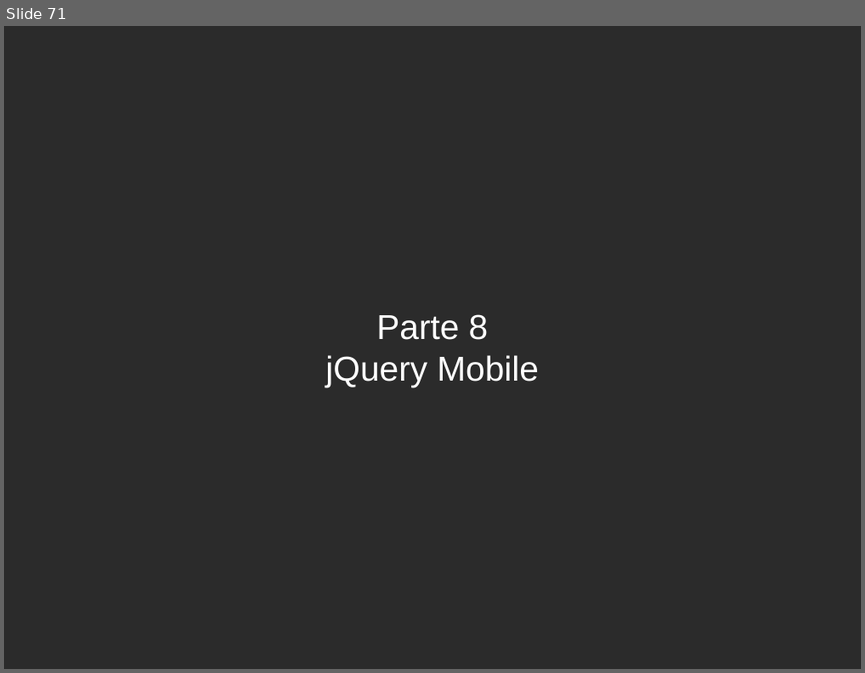
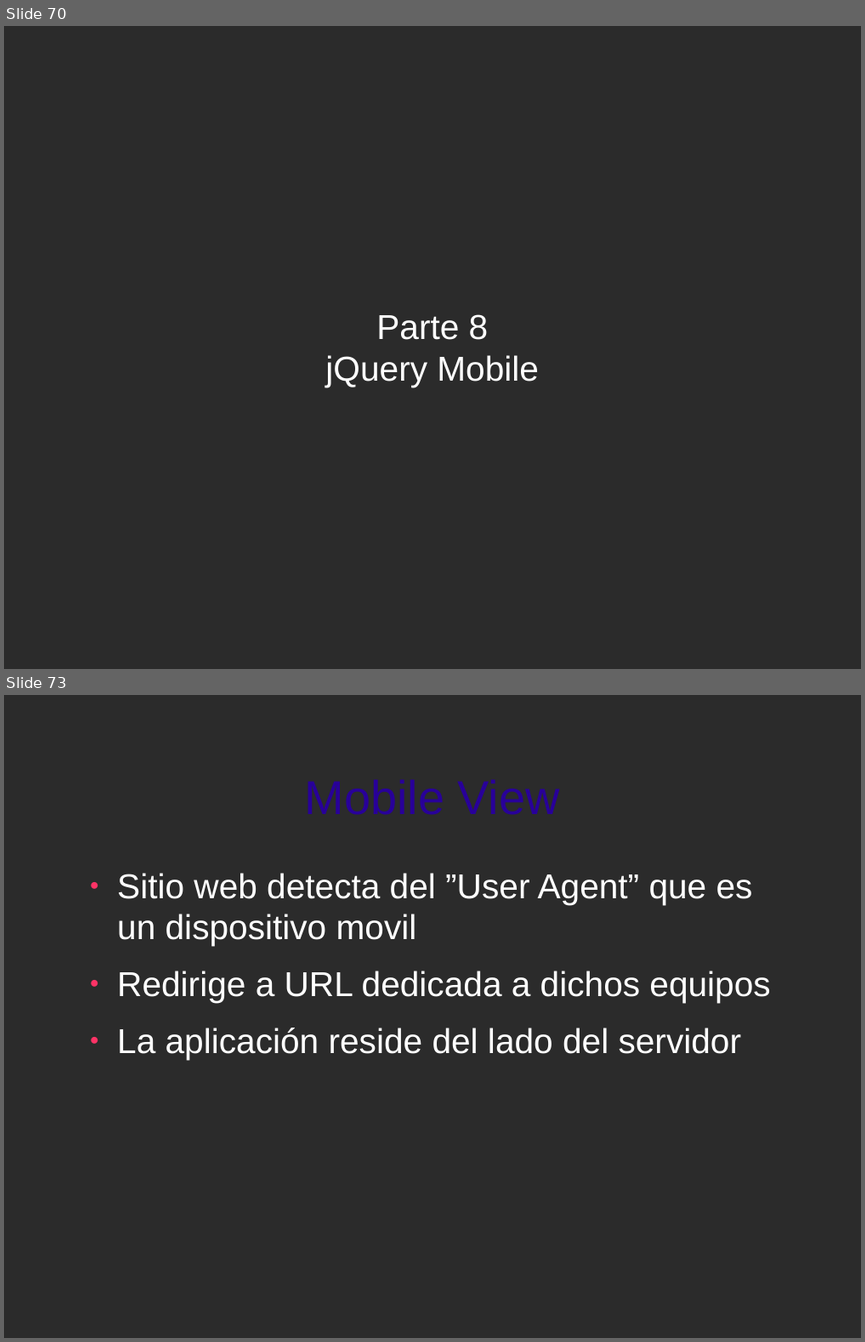
Before and after one commit to jorgeu/curso-jquery, a slide deck: curso-jquery.odp. Shown one above the other, each under a label of ours: slide 71 before the commit, slides 70 and 73 after it; the slides between them are not shown. The pictures are 865x673 and 865x1342 pixels, drawn with LibreOffice and Linux fonts; fonts in the diff are those of the drawing; background and template pictures are left out; a plain dark background stands for a picture behind light text. Boxes give left, top, right and bottom in pixels: in the first picture for what was removed or moved away, otherwise in the second. Text is boxed around its words. In the diff, an @@ line names an element or a change of style, - is before the commit and + after.

Commit message:
completado jquery mobile

```diff
--- a/curso-jquery.odp
+++ b/curso-jquery.odp
@@ slide 73 added at box(4, 695, 861, 1338), background picture (left out) @@
@@ title added at box(305, 779, 560, 815), 44 pt, text #280099 @@
+Mobile View
@@ text added at box(117, 873, 770, 1060), 32 pt, text #FFFFFF @@
+● Sitio web detecta del ”User Agent” que es un dispositivo movil
+● Redirige a URL dedicada a dichos equipos
+● La aplicación reside del lado del servidor
@@ what was slide 71 is now slide 70 @@
```
Also in this commit, not shown: 13 other slides added, 1 slide removed, 2 other files.
